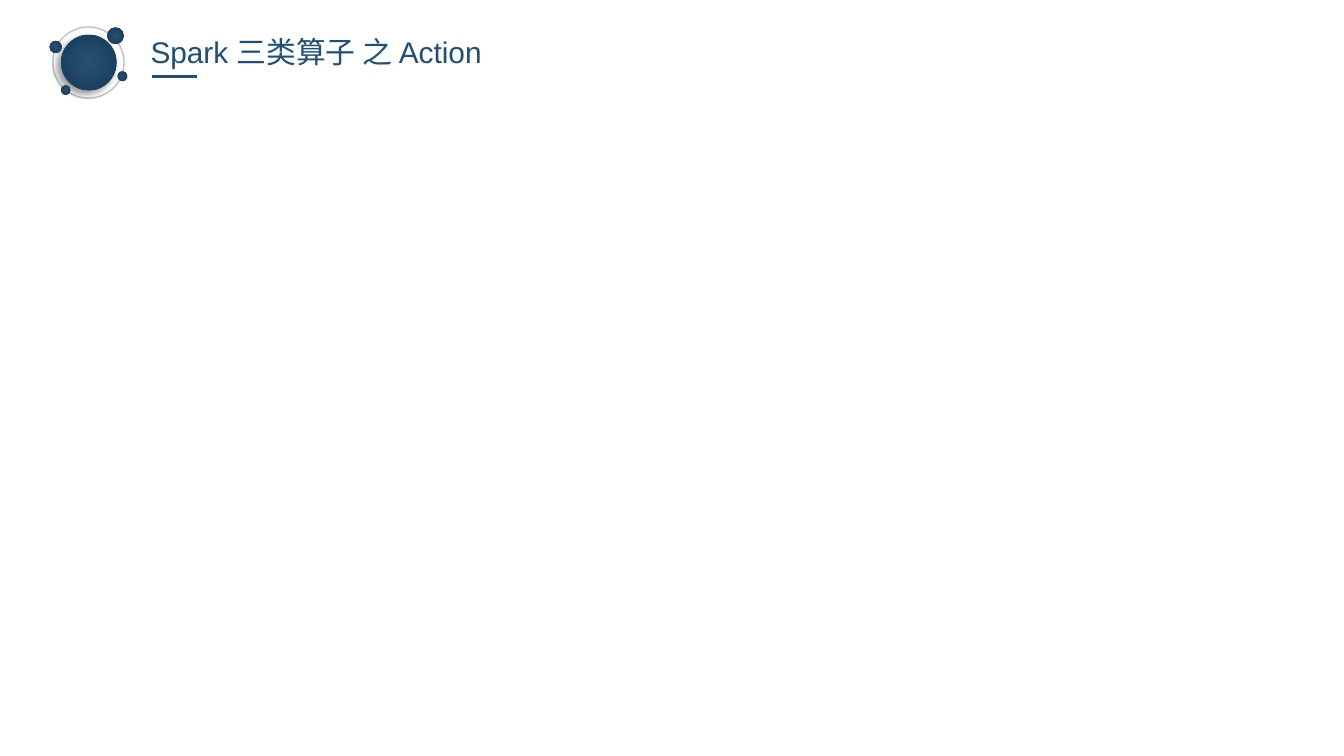
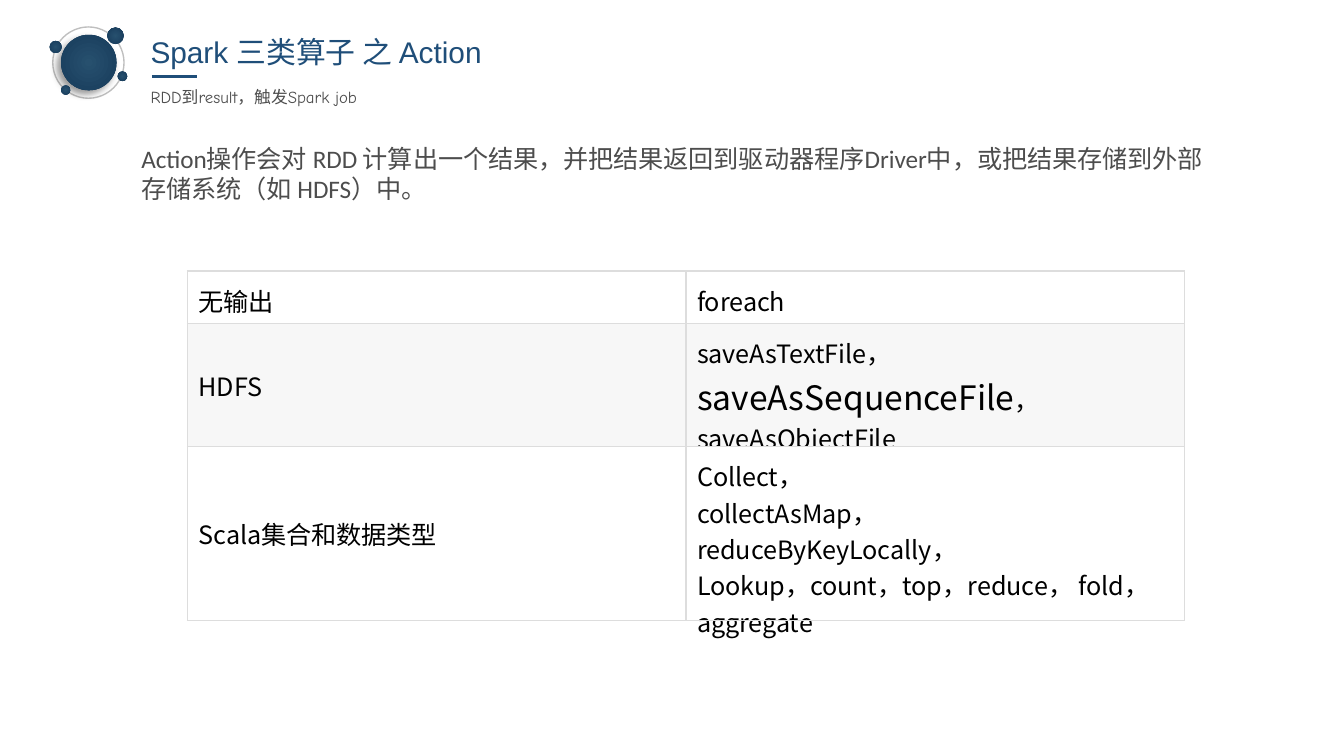
Before and after one commit to keagancoder/Spark-Handbook, a slide deck: slide 16 of Spark&& spark core.pptx (slide 17 before the commit). Drawn at 1344x756 pixels with LibreOffice and Linux fonts; fonts in the diff are those of the drawing; background and template pictures are left out. Boxes give left, top, right and bottom in pixels: in the first picture for what was removed or moved away, otherwise in the second. Text is boxed around its words. In the diff, an @@ line names an element or a change of style, - is before the commit and + after.

```diff
--- a/Spark&& spark core.pptx
+++ b/Spark&& spark core.pptx
@@ text added at (151, 89, 357, 106), 9 pt, text #4D4D4D @@
+RDD到result，触发Spark job
@@ text added at (141, 147, 1203, 201), 13.5 pt, text #4D4D4D @@
+Action操作会对 RDD 计算出一个结果，并把结果返回到驱动器程序Driver中，或把结果存储到外部存储系统（如 HDFS）中。
@@ table added at (188, 271, 1185, 702), 3 rows, 2 columns @@
+无输出 | foreach
+HDFS | saveAsTextFile， / saveAsSequenceFile，saveAsObjectFile
+Scala集合和数据类型 | Collect， / collectAsMap， / reduceByKeyLocally， / Lookup，count，top，reduce， fold，aggregate
```
Also in this commit, not shown: 10 other slides changed, 1 slide added, 1 slide removed.
